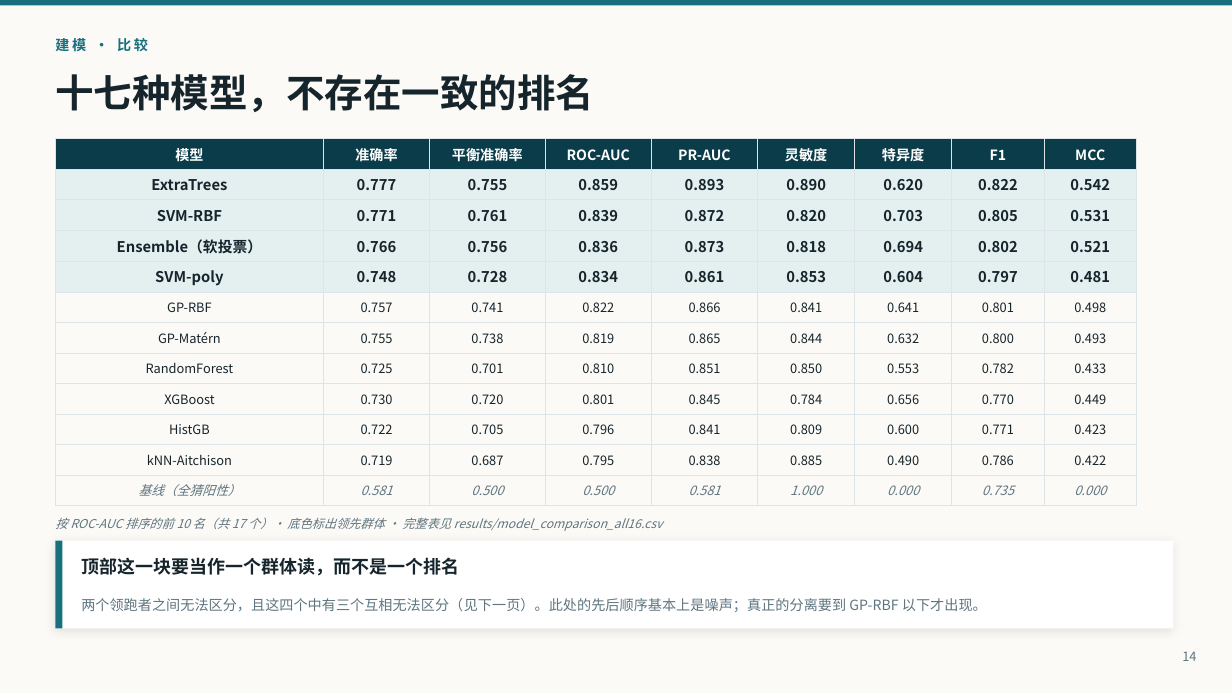
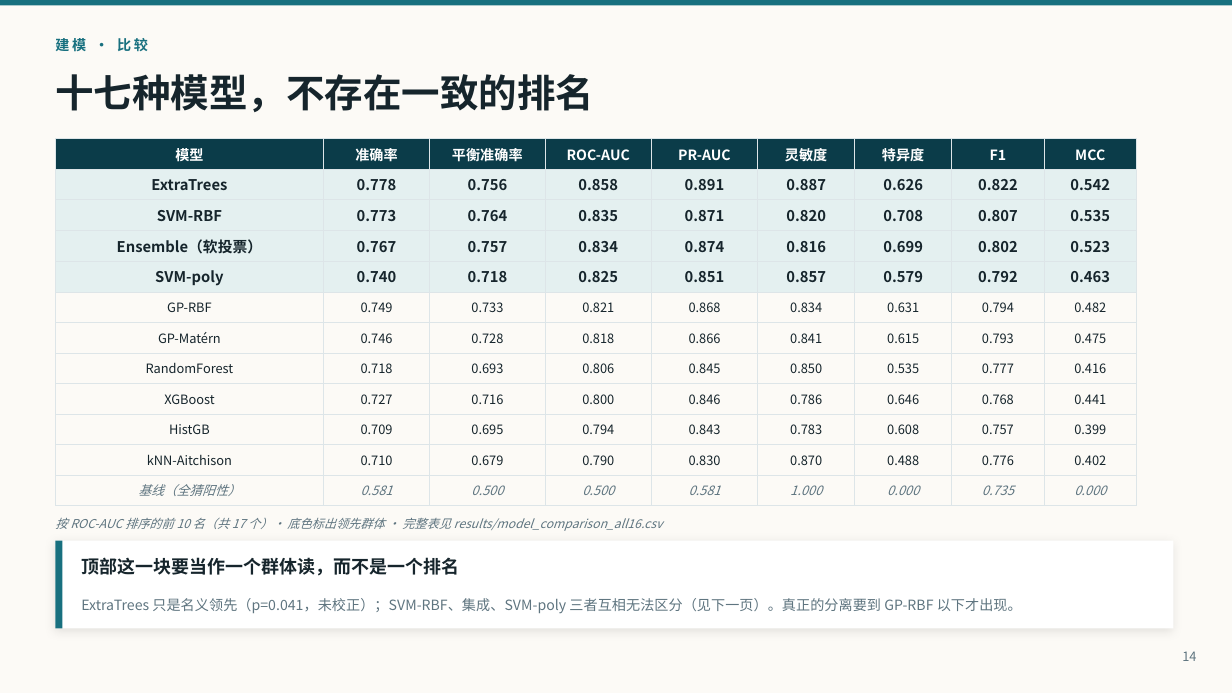
Before and after one commit to pengsihua2023/Christina-machine-learning-project, a slide deck: slide 14 of slides/Influenza_Microbiome_ML_Overview_ZH.pptx. Drawn at 1232x693 pixels with LibreOffice and Linux fonts; fonts in the diff are those of the drawing. Boxes give left, top, right and bottom in pixels: in the first picture for what was removed or moved away, otherwise in the second. Text is boxed around its words. In the diff, an @@ line names an element or a change of style, - is before the commit and + after.

```diff
--- a/slides/Influenza_Microbiome_ML_Overview_ZH.pptx
+++ b/slides/Influenza_Microbiome_ML_Overview_ZH.pptx
@@ table at <box>55,139,1137,500</box> @@
-row 2: ExtraTrees | 0.777 | 0.755 | 0.859 | 0.893 | 0.890 | 0.620 | 0.822 | 0.542
+row 2: ExtraTrees | 0.778 | 0.756 | 0.858 | 0.891 | 0.887 | 0.626 | 0.822 | 0.542
-row 3: SVM-RBF | 0.771 | 0.761 | 0.839 | 0.872 | 0.820 | 0.703 | 0.805 | 0.531
+row 3: SVM-RBF | 0.773 | 0.764 | 0.835 | 0.871 | 0.820 | 0.708 | 0.807 | 0.535
-row 4: Ensemble（软投票） | 0.766 | 0.756 | 0.836 | 0.873 | 0.818 | 0.694 | 0.802 | 0.521
+row 4: Ensemble（软投票） | 0.767 | 0.757 | 0.834 | 0.874 | 0.816 | 0.699 | 0.802 | 0.523
-row 5: SVM-poly | 0.748 | 0.728 | 0.834 | 0.861 | 0.853 | 0.604 | 0.797 | 0.481
+row 5: SVM-poly | 0.740 | 0.718 | 0.825 | 0.851 | 0.857 | 0.579 | 0.792 | 0.463
-row 6: GP-RBF | 0.757 | 0.741 | 0.822 | 0.866 | 0.841 | 0.641 | 0.801 | 0.498
+row 6: GP-RBF | 0.749 | 0.733 | 0.821 | 0.868 | 0.834 | 0.631 | 0.794 | 0.482
-row 7: GP-Matérn | 0.755 | 0.738 | 0.819 | 0.865 | 0.844 | 0.632 | 0.800 | 0.493
+row 7: GP-Matérn | 0.746 | 0.728 | 0.818 | 0.866 | 0.841 | 0.615 | 0.793 | 0.475
-row 8: RandomForest | 0.725 | 0.701 | 0.810 | 0.851 | 0.850 | 0.553 | 0.782 | 0.433
+row 8: RandomForest | 0.718 | 0.693 | 0.806 | 0.845 | 0.850 | 0.535 | 0.777 | 0.416
-row 9: XGBoost | 0.730 | 0.720 | 0.801 | 0.845 | 0.784 | 0.656 | 0.770 | 0.449
+row 9: XGBoost | 0.727 | 0.716 | 0.800 | 0.846 | 0.786 | 0.646 | 0.768 | 0.441
-row 10: HistGB | 0.722 | 0.705 | 0.796 | 0.841 | 0.809 | 0.600 | 0.771 | 0.423
+row 10: HistGB | 0.709 | 0.695 | 0.794 | 0.843 | 0.783 | 0.608 | 0.757 | 0.399
-row 11: kNN-Aitchison | 0.719 | 0.687 | 0.795 | 0.838 | 0.885 | 0.490 | 0.786 | 0.422
+row 11: kNN-Aitchison | 0.710 | 0.679 | 0.790 | 0.830 | 0.870 | 0.488 | 0.776 | 0.402
@@ text at <box>81,598,1022,613</box>: text changed @@
-两个领跑者之间无法区分，且这四个中有三个互相无法区分（见下一页）。此处的先后顺序基本上是噪声；真正的分离要到 GP-RBF 以下才出现。
+ExtraTrees 只是名义领先（p=0.041，未校正）；SVM-RBF、集成、SVM-poly 三者互相无法区分（见下一页）。真正的分离要到 GP-RBF 以下才出现。
```
Also in this commit, not shown: 6 other slides changed, 25 other files.
